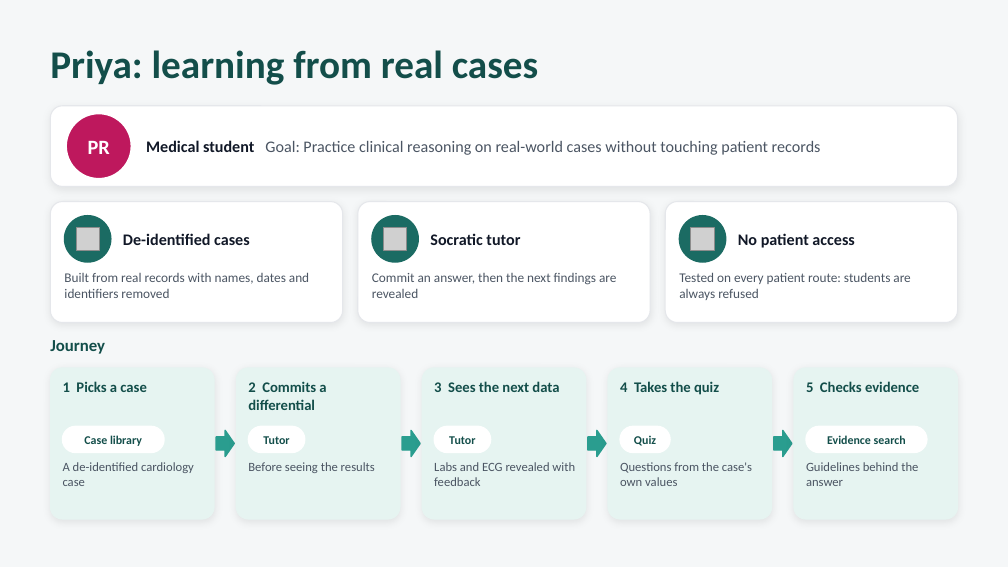
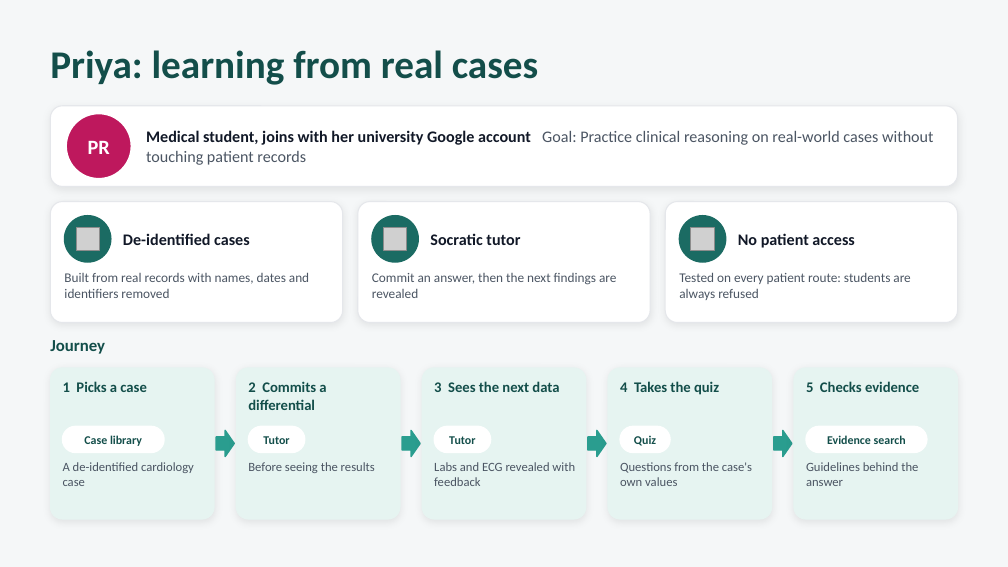
Before and after one commit to dilleeps/BioverseMyCare, a slide deck: slide 16 of docs/presentations/Bioverse-One-Personas.pptx (slide 14 before the commit). Drawn at 1008x567 pixels with LibreOffice and Linux fonts; fonts in the diff are those of the drawing; grey boxes stand for pictures. Boxes give left, top, right and bottom in pixels: in the first picture for what was removed or moved away, otherwise in the second. Text is boxed around its words. In the diff, an @@ line names an element or a change of style, - is before the commit and + after.

```diff
--- a/docs/presentations/Bioverse-One-Personas.pptx
+++ b/docs/presentations/Bioverse-One-Personas.pptx
@@ text at [146,130,933,165]: text changed @@
-Medical student Goal: Practice clinical reasoning on real-world cases without touching patient records
+Medical student, joins with her university Google account Goal: Practice clinical reasoning on real-world cases without touching patient records
```
Also in this commit, not shown: 13 other slides changed, 2 slides added.
